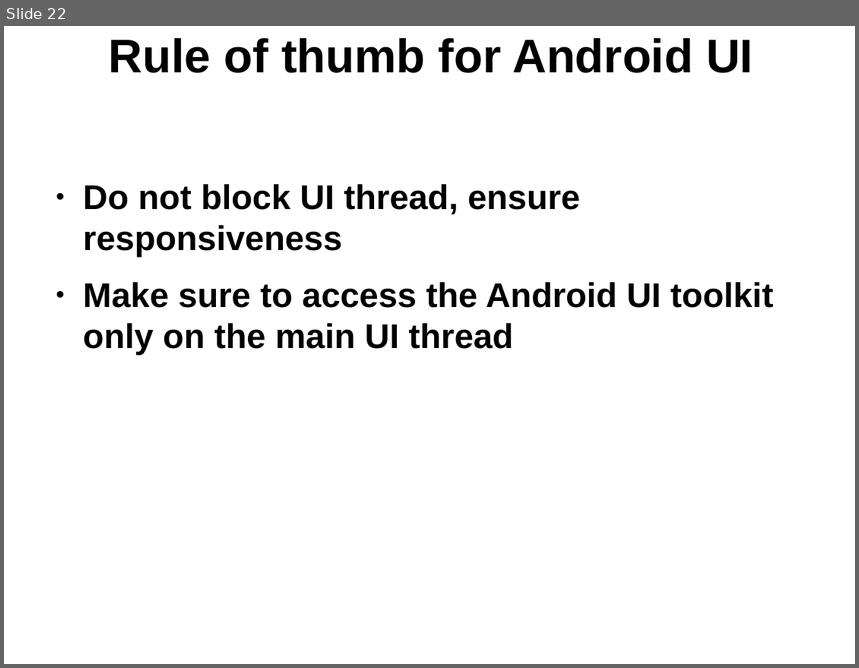
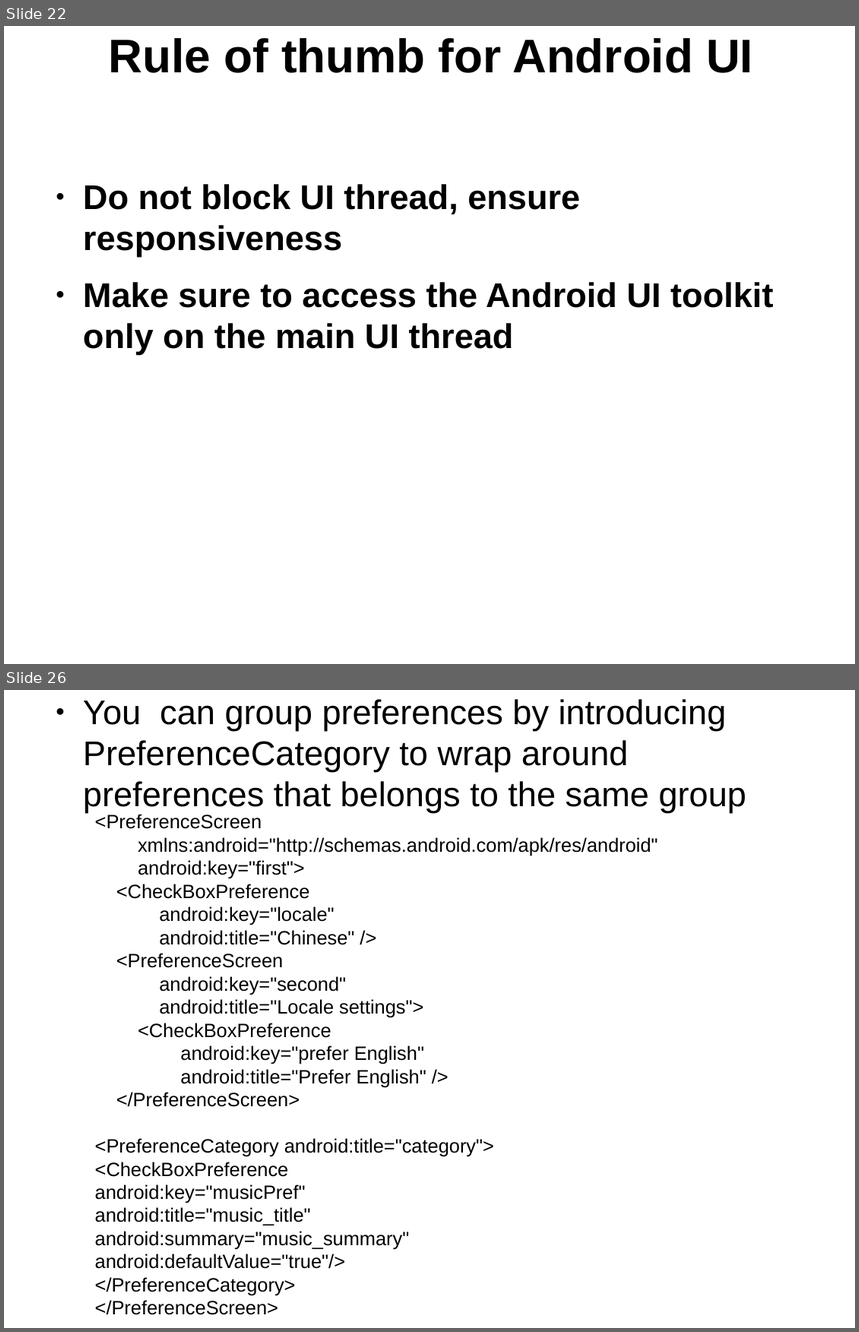
Before and after one commit to thegreatdao/testa, a slide deck: assets/android2.odp. Shown one above the other, each under a label of ours: slide 22 before the commit, slides 22 and 26 after it; the slides between them are not shown. The pictures are 859x668 and 859x1332 pixels, drawn with LibreOffice and Linux fonts; fonts in the diff are those of the drawing. Boxes give left, top, right and bottom in pixels: in the first picture for what was removed or moved away, otherwise in the second. Text is boxed around its words. In the diff, an @@ line names an element or a change of style, - is before the commit and + after.

```diff
--- a/assets/android2.odp
+++ b/assets/android2.odp
@@ slide 26 added at (4,690,855,1328), background #FFFFFF @@
@@ text added at (83,699,747,813), 32 pt, text #000000 @@
+● You can group preferences by introducing PreferenceCategory to wrap around preferences that belongs to the same group
@@ text added at (95,814,658,1315), 18 pt, text #000000 @@
+<PreferenceScreen
+xmlns:android="http://schemas.android.com/apk/res/android"
+android:key="first">
+<CheckBoxPreference
+android:key="locale"
+android:title="Chinese" />
+<PreferenceScreen
+android:key="second"
+android:title="Locale settings">
+<CheckBoxPreference
+android:key="prefer English"
+android:title="Prefer English" />
+</PreferenceScreen>
+<PreferenceCategory android:title="category">
+<CheckBoxPreference
+android:key="musicPref"
+android:title="music_title"
+android:summary="music_summary"
+android:defaultValue="true"/>
+</PreferenceCategory>
+</PreferenceScreen>
```
Also in this commit, not shown: 6 other slides added, 3 other files.
